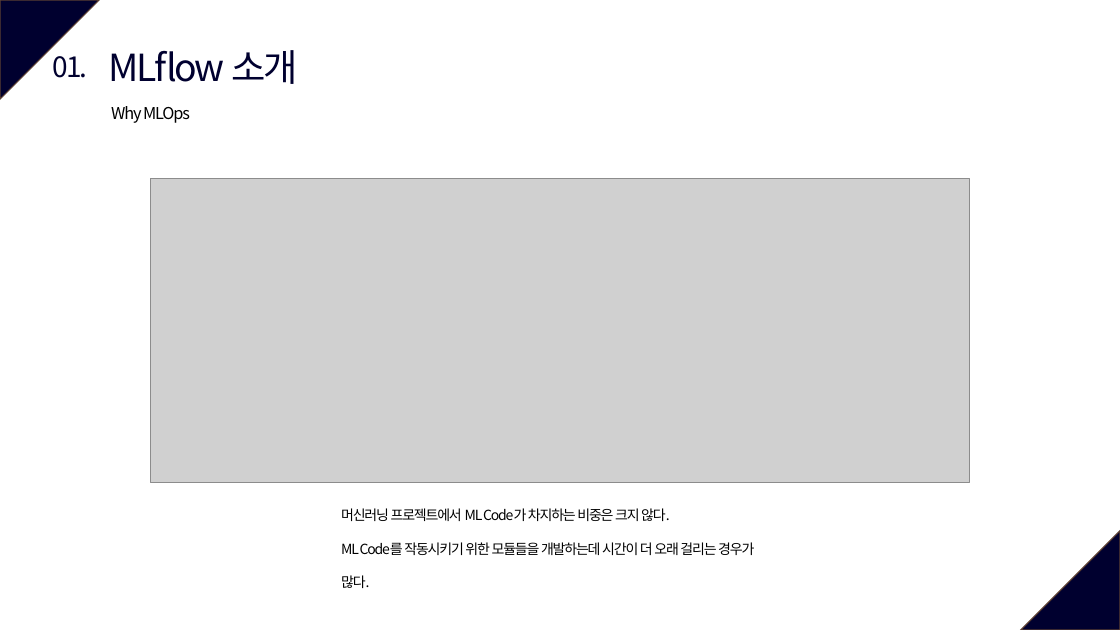
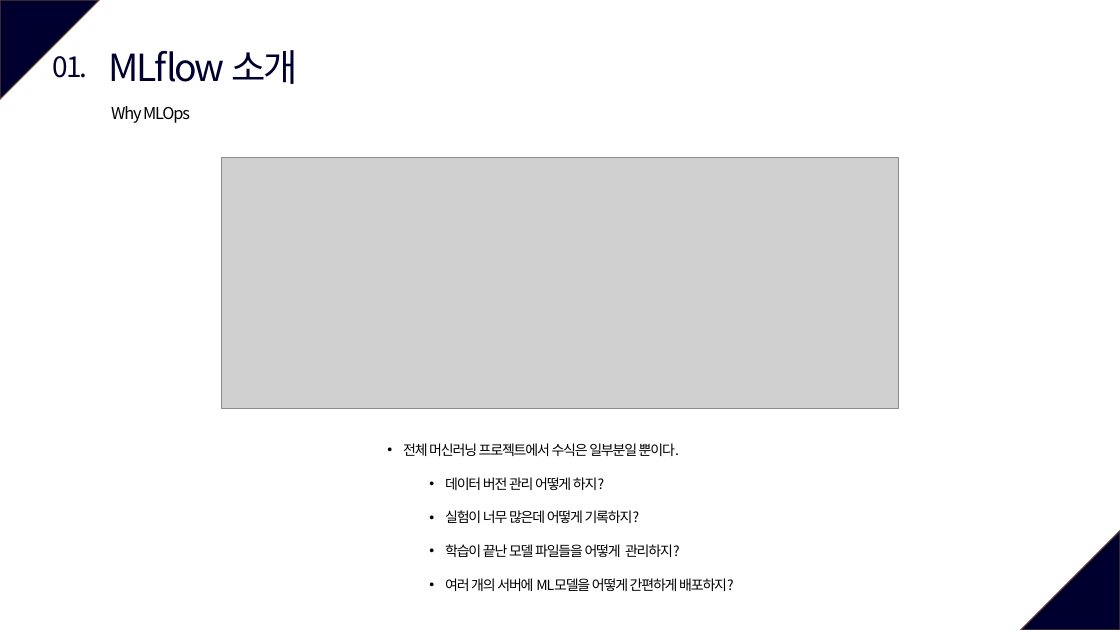
Before and after one commit to vhrehfdl/MLflow_tutorial, a slide deck: slide 5 of MLflow.pptx (slide 4 before the commit). Drawn at 1120x630 pixels with LibreOffice and Linux fonts; fonts in the diff are those of the drawing; grey boxes stand for pictures. Boxes give left, top, right and bottom in pixels: in the first picture for what was removed or moved away, otherwise in the second. Text is boxed around its words. In the diff, an @@ line names an element or a change of style, - is before the commit and + after.

```diff
--- a/MLflow.pptx
+++ b/MLflow.pptx
@@ picture: place and size @@
-picture at (150, 178, 970, 482)
+picture at (222, 157, 898, 408)
@@ text at (403, 443, 734, 591): text changed @@
-머신러닝 프로젝트에서 ML Code가 차지하는 비중은 크지 않다.
-ML Code를 작동시키기 위한 모듈들을 개발하는데 시간이 더 오래 걸리는 경우가 많다.
+• 전체 머신러닝 프로젝트에서 수식은 일부분일 뿐이다.
+  • 데이터 버전 관리 어떻게 하지?
+  • 실험이 너무 많은데 어떻게 기록하지?
+  • 학습이 끝난 모델 파일들을 어떻게 관리하지?
+  • 여러 개의 서버에 ML모델을 어떻게 간편하게 배포하지?
```
Also in this commit, not shown: 5 other slides changed, 12 slides added, 47 other files.
